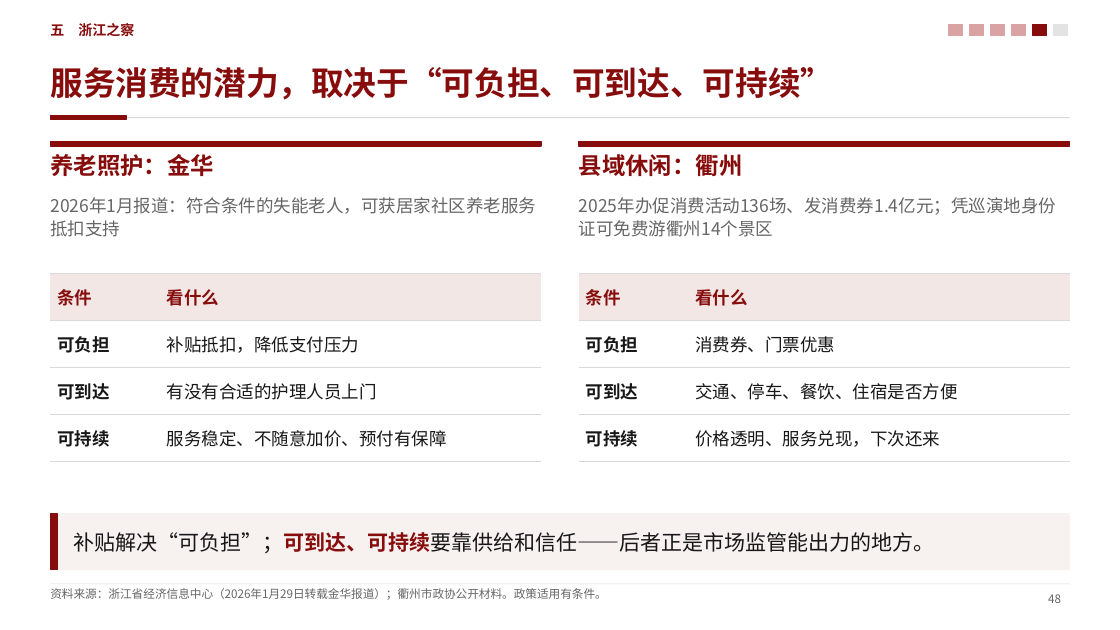
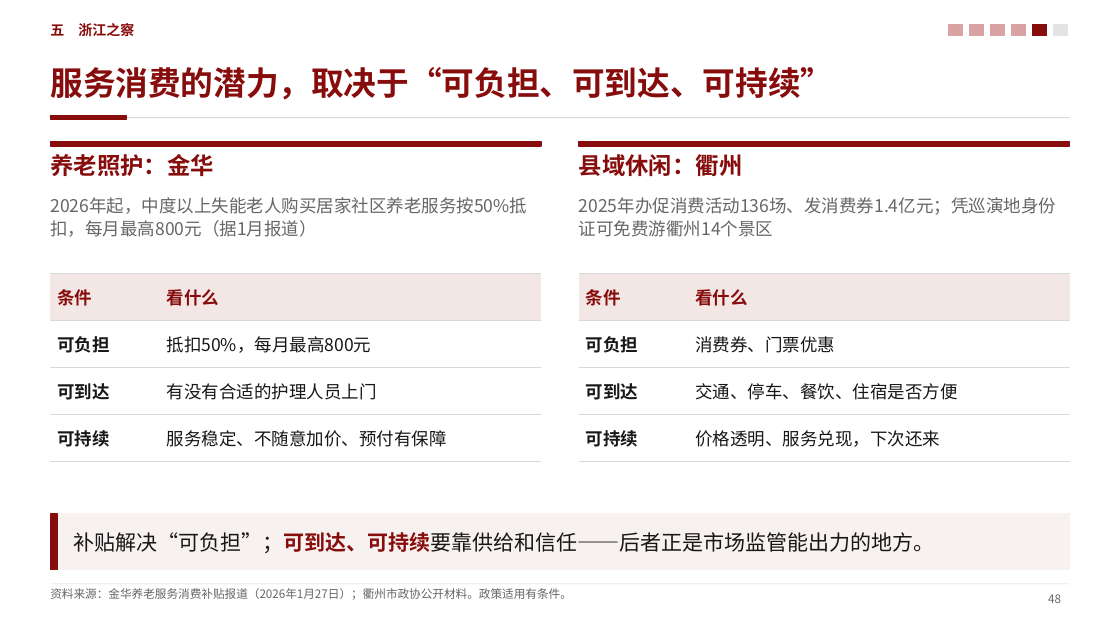
Before and after one commit to zerongwong/zerongwong.github.io, a slide deck: slide 48 of talks/2026-10-consumption-regulation/消费提振视角下的中国宏观经济形势分析_第三稿.pptx. Drawn at 1120x630 pixels with LibreOffice and Linux fonts; fonts in the diff are those of the drawing. Boxes give left, top, right and bottom in pixels: in the first picture for what was removed or moved away, otherwise in the second. Text is boxed around its words. In the diff, an @@ line names an element or a change of style, - is before the commit and + after.

```diff
--- a/talks/2026-10-consumption-regulation/消费提振视角下的中国宏观经济形势分析_第三稿.pptx
+++ b/talks/2026-10-consumption-regulation/消费提振视角下的中国宏观经济形势分析_第三稿.pptx
@@ text at [50,197,527,237]: text changed @@
-2026年1月报道：符合条件的失能老人，可获居家社区养老服务抵扣支持
+2026年起，中度以上失能老人购买居家社区养老服务按50%抵扣，每月最高800元（据1月报道）
@@ table at [50,273,541,451] @@
-row 2, column 2: 补贴抵扣，降低支付压力
+row 2, column 2: 抵扣50%，每月最高800元
@@ text at [50,588,572,600]: text changed @@
-资料来源：浙江省经济信息中心（2026年1月29日转载金华报道）；衢州市政协公开材料。政策适用有条件。
+资料来源：金华养老服务消费补贴报道（2026年1月27日）；衢州市政协公开材料。政策适用有条件。
```
Also in this commit, not shown: 13 other slides changed, 9 other files.
